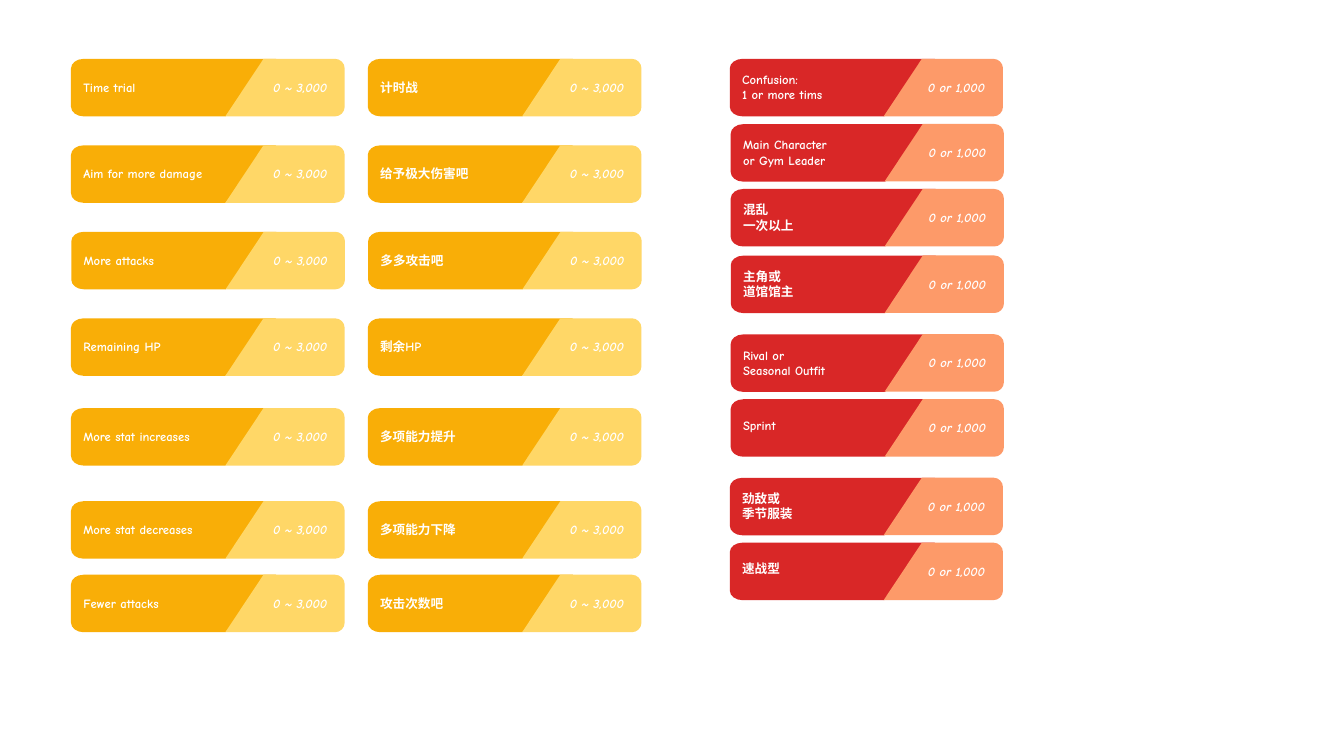
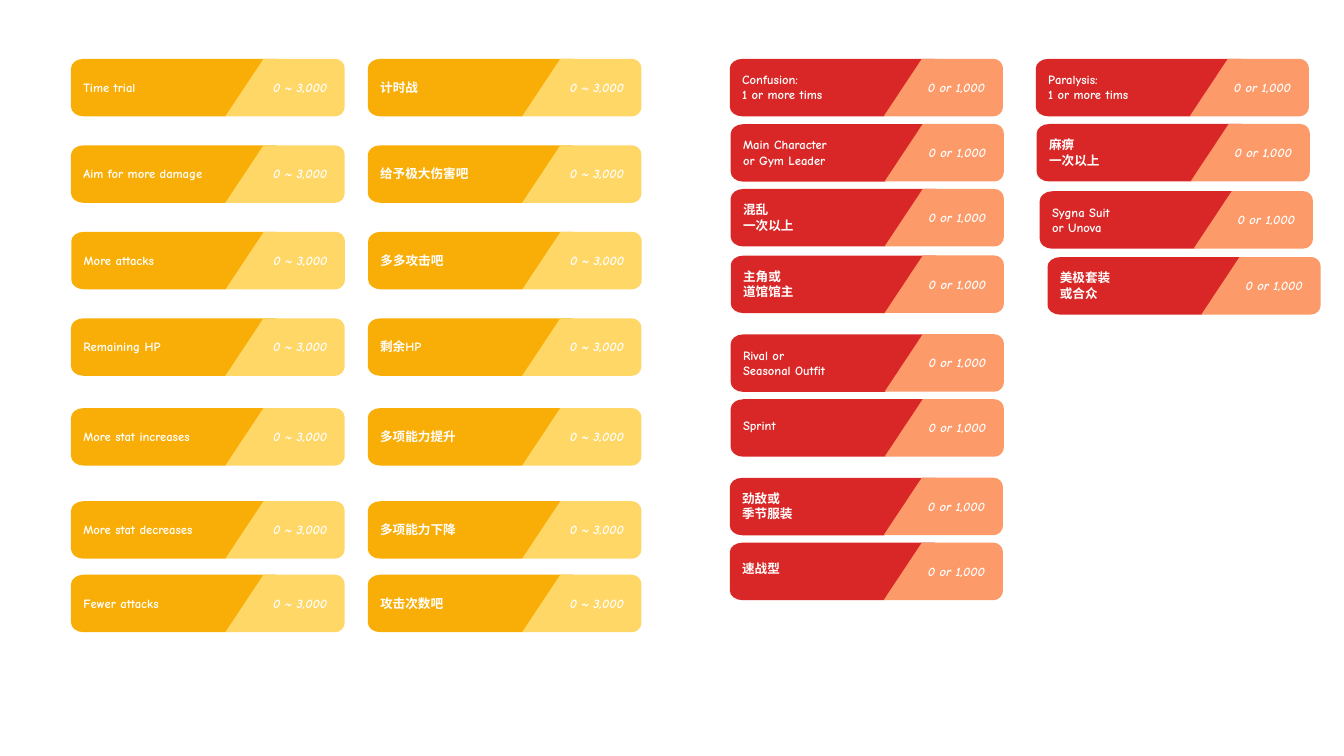
Before and after one commit to DamonXue21/PoMaHSE, a slide deck: slide 1 of icons.pptx. Drawn at 1344x756 pixels with LibreOffice and Linux fonts; fonts in the diff are those of the drawing. Boxes give left, top, right and bottom in pixels: in the first picture for what was removed or moved away, otherwise in the second. Text is boxed around its words. In the diff, an @@ line names an element or a change of style, - is before the commit and + after.

```diff
--- a/icons.pptx
+++ b/icons.pptx
@@ freeform shape added at (1036,58,1241,116), fill #D92727 @@
@@ freeform shape added at (1190,58,1309,116), fill #FD9A69 @@
@@ text added at (1048,75,1129,99), 9 pt, text #FFFFFF, bold @@
+Paralysis:
+1 or more tims
@@ text added at (1234,83,1291,93), 9 pt, text #FFFFFF, bold, italic @@
+0 or 1,000
@@ freeform shape added at (1037,124,1242,181), fill #D92727 @@
@@ text added at (1049,136,1099,166), 9 pt, text #FFFFFF, bold @@
+麻痹
+一次以上
@@ freeform shape added at (1191,124,1310,181), fill #FD9A69 @@
@@ text added at (1235,148,1292,158), 9 pt, text #FFFFFF, bold, italic @@
+0 or 1,000
@@ freeform shape added at (1041,192,1245,249), fill #D92727 @@
@@ text added at (1052,208,1110,232), 9 pt, text #FFFFFF, bold @@
+Sygna Suit
+or Unova
@@ freeform shape added at (1194,192,1313,249), fill #FD9A69 @@
@@ text added at (1238,215,1295,225), 9 pt, text #FFFFFF, bold, italic @@
+0 or 1,000
@@ freeform shape added at (1048,257,1252,315), fill #D92727 @@
@@ text added at (1060,269,1110,299), 9 pt, text #FFFFFF, bold @@
+美极套装
+或合众
@@ freeform shape added at (1202,257,1321,315), fill #FD9A69 @@
@@ text added at (1246,281,1302,291), 9 pt, text #FFFFFF, bold, italic @@
+0 or 1,000
```
Also in this commit, not shown: 36 other files.
